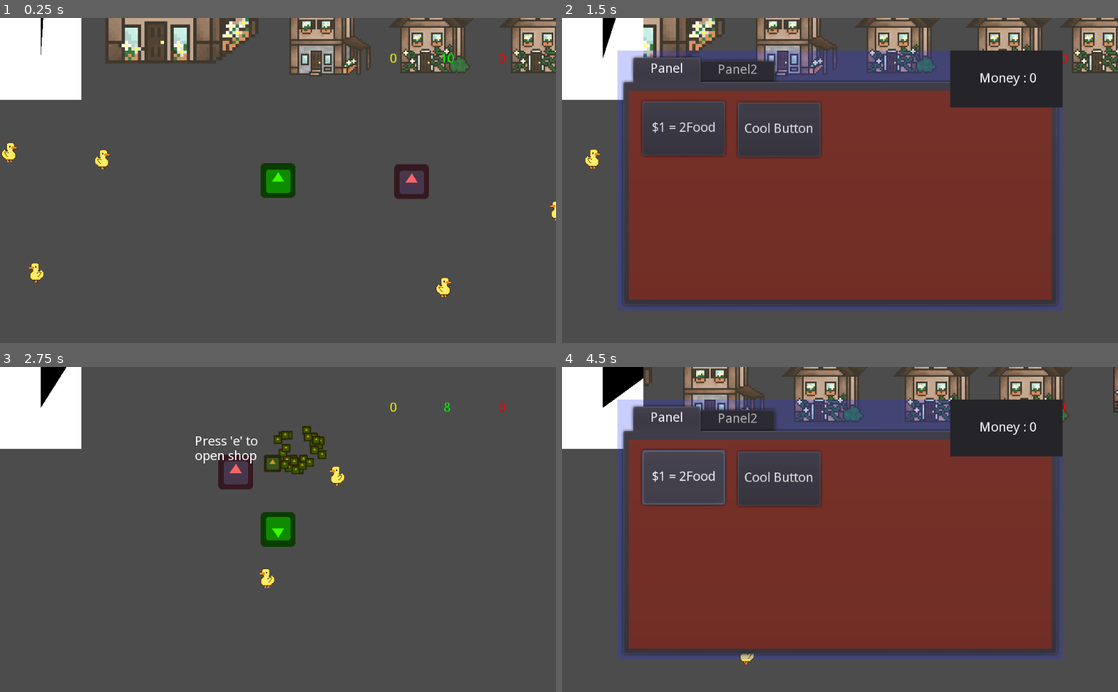
Above: before the commit, frames 1-4 (two rows, left to right).
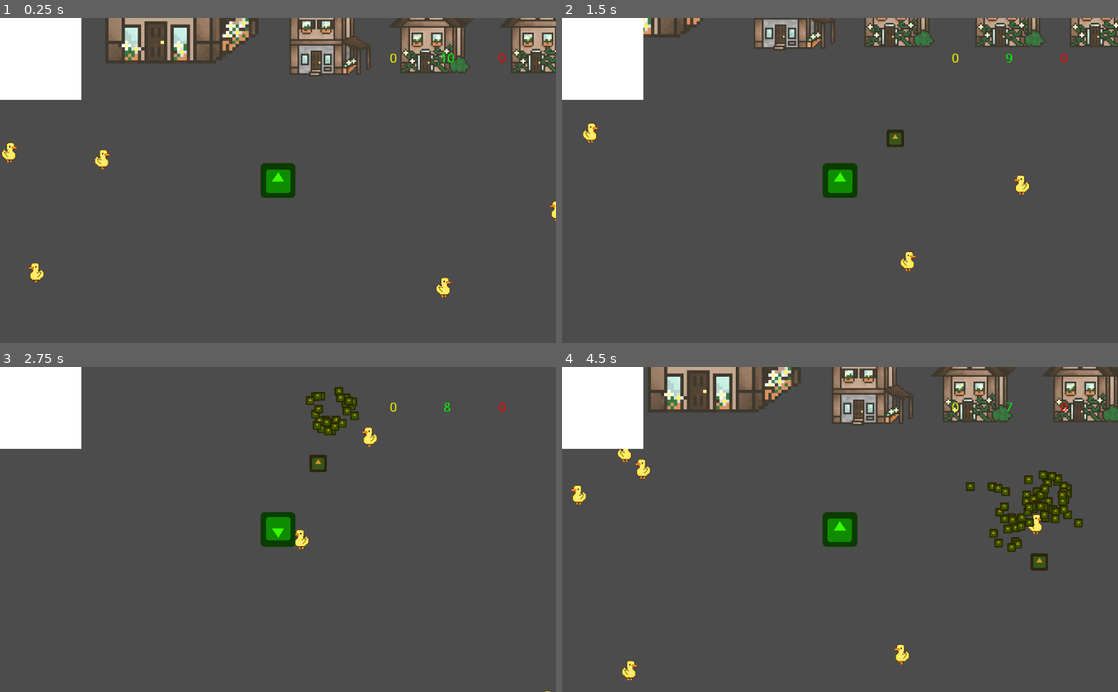
Above: after the commit, the same moments.

Repository: ygda-org/duckin
Game: Godot game, scene res://scenes/game/game_scene.tscn
The game is run twice, just before and just after one commit, with the same random seed, the same clock (stepped at 60 frames per second) and the same inputs. The engine's default icon, where the game draws it, is replaced by a stand-in: a white triangle on a blue panel in a dark square.
Inputs (mouse positions are in pixels of both pictures, inside the frame that each line leads up to):
- Up to frame 1 (0.25 s): no input
- Up to frame 2 (1.5 s): move the mouse to (962, 164) at 0.52 s; hold D (move_right) 0.53-1.28 s; tap E (interact) at 0.6, 1.25 s; click (962, 164) at 0.8 s; move the mouse to (728, 196) at 1.27 s; hold S (move_backwards) from 1.28 s (still down); click (728, 196) at 1.35 s
- Up to frame 3 (2.75 s): tap E (interact) at 1.55, 2, 2.1 s; move the mouse to (333, 458) at 2.02 s; release S (move_backwards) at 2.03 s; hold D (move_right) from 2.03 s (still down); click (333, 458) at 2.3 s
- Up to frame 4 (4.5 s): tap E (interact) at 2.75, 3.05, 3.5, 3.6, 4.25 s; move the mouse to (812, 594) at 2.77 s; release D (move_right) at 2.78 s; hold Up (ui_up) 2.78-3.53 s; click (812, 594) at 2.85 s; move the mouse to (1006, 578) at 3.52 s; hold A (move_left) from 3.53 s (still down); click (1006, 578) at 3.8 s; move the mouse to (673, 480) at 4.27 s; click (673, 480) at 4.35 s

The runs differ from the first frame. In frame 1, 0.4% of the frame differs, in the area x 7-78%, y 0-56%; in frame 2, 60%; in frame 3, 3.0%; in frame 4, 64%, in the area x 1-100%, y 0-97%.
Error before the commit: Invalid set index 'is_active' (on base: 'Nil') with value of type 'bool'. (res://scenes/shop/shop.gd:24)
Error after the commit: Invalid set index 'text' (on base: 'null instance') with value of type 'String'. (res://scenes/ui/player_ui.gd:27)

Commit message:
Hp Added

Diff:
--- a/scenes/chargingDuck/ChargingDuck.tscn
+++ b/scenes/chargingDuck/ChargingDuck.tscn
@@ -1,6 +1,6 @@
 [gd_scene load_steps=4 format=2]
 
-[ext_resource path="res://scenes/chargingDuck/ChargingDuck.gd" type="Script" id=1]
+[ext_resource path="res://Scripts/ChargingDuck.gd" type="Script" id=1]
 [ext_resource path="res://icon.png" type="Texture" id=2]
 
 [sub_resource type="RectangleShape2D" id=1]
--- a/scenes/player/player.gd
+++ b/scenes/player/player.gd
@@ -3,8 +3,7 @@
 var velocity = Vector2()
 export var SPEED = 120  # velocity of 2 when 60 FPS
 const FOOD = preload("res://scenes/player/duck_food.tscn")
-const DUCK_EXPLO = preload("res://scenes/Explosive Duck/Explosive Duck.tscn")
-const DUCK_CHARG = preload("res://scenes/chargingDuck/ChargingDuck.tscn")
+const DUCK = preload("res://scenes/Explosive Duck/Explosive Duck.tscn")
 var food = FOOD.instance()
 var can_throw = true
 export var food_count = 10
@@ -13,7 +12,8 @@
 export var is_active = true
 export var is_attacking = false
 export var can_attack = false
-var rng = RandomNumberGenerator.new()
+export var hp = 200
+var enemy_dmg = 10
 
 func _physics_process(delta):
 	if !is_active:
@@ -31,14 +31,20 @@
 		throw_food()
 		change_food(-1)
 
-	#test buying food
-	#if Input.is_action_just_pressed("ui_up"):
-	#	spend_money(1)
+	var collision = move_and_collide(Vector2.ZERO)
+	if collision and collision.collider.is_in_group("res://scenes/attack_phase/Enemies/Basic_Enemy/Basic_Enemy.tscn"):
+		take_damage(enemy_dmg)
 
 func update_ui():
 	$player_ui.money = money
 	$player_ui.food = food_count
 	$player_ui.ducks = duck_count
+	$player_ui.hp = hp
+
+func take_damage(amount):
+	hp -= amount
+	if hp <= 0:
+		die()
 
 func player_movement(delta):
 	if Input.is_action_pressed("move_forwards"):
@@ -84,12 +90,7 @@
 
 func throw_duck():
 	if duck_count > 0:
-		var temp = rng.randi_range (0, 1)
-		var duck
-		if(temp == 1):
-			duck = DUCK_CHARG.instance()
-		else:
-			duck = DUCK_EXPLO.instance()
+		var duck = DUCK.instance()
 		get_parent().add_child(duck)
 		addDucks(-1)
 
@@ -113,3 +114,6 @@
 
 func _duck_ping():
 	$scene_changer._duck_ping()
+
+func die():
+	queue_free()
--- a/scenes/recruit_phase/DuckSpawner.gd
+++ b/scenes/recruit_phase/DuckSpawner.gd
@@ -6,7 +6,7 @@
 # var b = "text"
 
 onready var BASIC_DUCK = preload("res://scenes/wanderingDuck/WanderingDuck.tscn")
-onready var CHARGING_DUCK = preload("res://scenes/chargingDuck/ChargingDuck.tscn")
+
 # Called when the node enters the scene tree for the first time.
 func _ready():
 	var amountOfDucks = 30
--- a/scenes/recruit_phase/Recruit_Scene.tscn
+++ b/scenes/recruit_phase/Recruit_Scene.tscn
@@ -1,9 +1,8 @@
-[gd_scene load_steps=5 format=2]
+[gd_scene load_steps=4 format=2]
 
 [ext_resource path="res://scenes/player/player.tscn" type="PackedScene" id=1]
 [ext_resource path="res://scenes/recruit_phase/DuckSpawner.gd" type="Script" id=2]
 [ext_resource path="res://assets/houses/houseTiles.tres" type="TileSet" id=3]
-[ext_resource path="res://scenes/shop/shop.tscn" type="PackedScene" id=4]
 
 [node name="RecruitScene" type="Node2D"]
 
@@ -17,6 +16,3 @@
 tile_data = PoolIntArray( -131074, 13, 0, -131072, 12, 0, -131071, 1, 0, -131070, 2, 0, -131069, 3, 0, -131068, 11, 0, -131067, 6, 0 )
 
 [node name="player" parent="." instance=ExtResource( 1 )]
-
-[node name="shop" parent="." instance=ExtResource( 4 )]
-position = Vector2( 246, 2 )
--- a/scenes/shop/shop.gd
+++ b/scenes/shop/shop.gd
@@ -16,7 +16,7 @@
 	if in_range and menu == null:
 		player.is_active = false
 		menu = MENU.instance()
-		menu.position = player.position
+		menu.position = get_viewport().size / 2
 		menu.playerRef = player
 		get_viewport().add_child(menu)
 		$RichTextLabel.text = "Press 'e' to close shop"
--- a/scenes/shop/shop.tscn
+++ b/scenes/shop/shop.tscn
@@ -1,7 +1,8 @@
-[gd_scene load_steps=5 format=2]
+[gd_scene load_steps=6 format=2]
 
 [ext_resource path="res://icon.png" type="Texture" id=1]
 [ext_resource path="res://scenes/shop/shop.gd" type="Script" id=2]
+[ext_resource path="res://scenes/player/player.tscn" type="PackedScene" id=3]
 
 [sub_resource type="RectangleShape2D" id=1]
 extents = Vector2( 32, 32 )
@@ -42,5 +43,7 @@
 "_edit_use_anchors_": true
 }
 
+[node name="player" parent="." instance=ExtResource( 3 )]
+
 [connection signal="body_entered" from="Area2D" to="." method="_on_Area2D_body_entered"]
 [connection signal="body_exited" from="Area2D" to="." method="_on_Area2D_body_exited"]
--- a/scenes/shop/shop_menu.gd
+++ b/scenes/shop/shop_menu.gd
@@ -11,6 +11,6 @@
 
 func _on_Button_button_down():
 	if playerRef.money > 0:
-		playerRef.food_count += 2
+		playerRef.food_count += 1
 		playerRef.money -= 1
 		money_display.text = "Money : " + str(playerRef.money)
--- a/scenes/shop/shop_menu.tscn
+++ b/scenes/shop/shop_menu.tscn
@@ -53,14 +53,7 @@
 margin_top = 19.5
 margin_right = 176.5
 margin_bottom = 119.5
-text = "$1 = 2Food"
-
-[node name="Button2" type="Button" parent="Panel/TabContainer/Panel"]
-margin_left = 200.5
-margin_top = 21.5
-margin_right = 352.5
-margin_bottom = 121.5
-text = "Cool Button"
+text = "ADD AMMO"
 
 [node name="Panel2" type="Panel" parent="Panel/TabContainer"]
 visible = false
@@ -71,13 +64,6 @@
 margin_right = -8.0
 margin_bottom = -8.0
 custom_styles/panel = SubResource( 3 )
-
-[node name="Button3" type="Button" parent="Panel/TabContainer/Panel2"]
-margin_left = 16.5
-margin_top = 19.5
-margin_right = 168.5
-margin_bottom = 119.5
-text = "Bob was Here"
 
 [node name="Panel" type="Panel" parent="Panel"]
 anchor_left = 1.0
@@ -98,5 +84,3 @@
 text = "Money: 0"
 
 [connection signal="button_down" from="Panel/TabContainer/Panel/Button" to="." method="_on_Button_button_down"]
-[connection signal="button_down" from="Panel/TabContainer/Panel/Button2" to="." method="_on_Button_button_down"]
-[connection signal="button_down" from="Panel/TabContainer/Panel2/Button3" to="." method="_on_Button_button_down"]
--- a/scenes/ui/player_ui.gd
+++ b/scenes/ui/player_ui.gd
@@ -5,6 +5,7 @@
 export var money = 0
 export var food = 0
 export var ducks = 0
+export var hp = 0
 
 
 func _process(_delta):
@@ -17,10 +18,13 @@
 		_recenter()
 	elif($info/ducks.text.length() != String(money).length()):
 		_recenter()
+	elif($info/hp.text.length() != String(money).length()):
+		_recenter()
 
 	$info/money.text = String(money)
 	$info/food.text = String(food)
 	$info/ducks.text = String(ducks)
+	$info/hp.text = String(hp)
 
 	$timer.value = (time/max_time) * $timer.max_value
 
